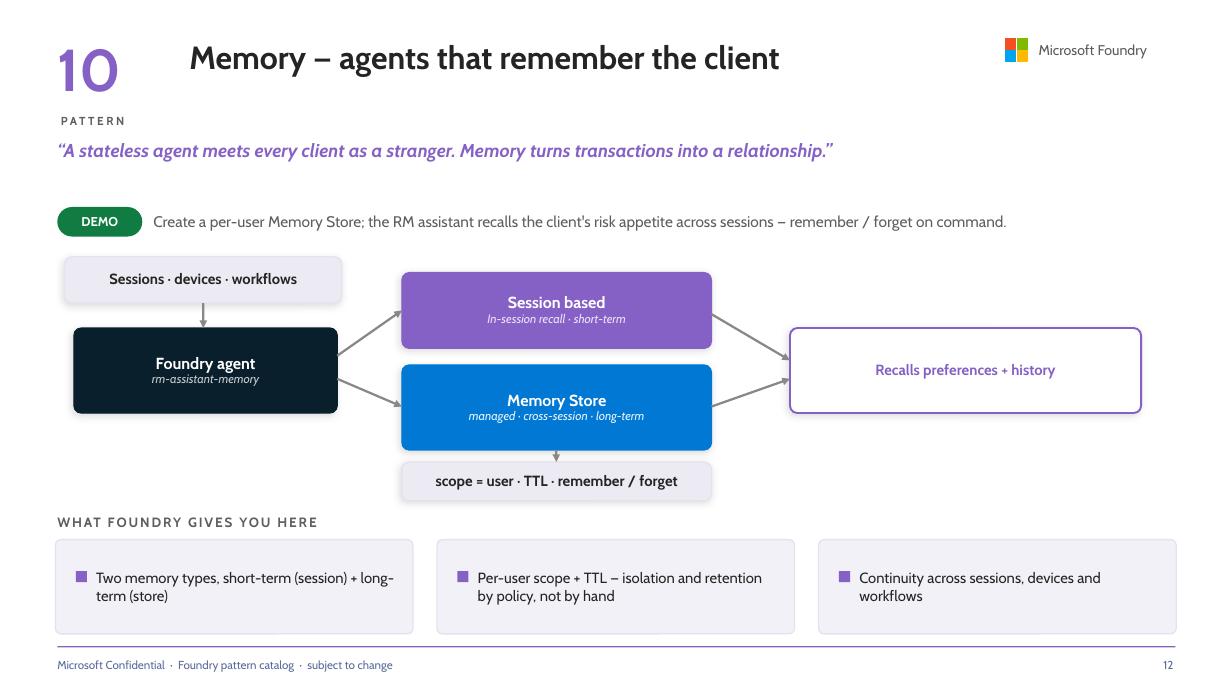
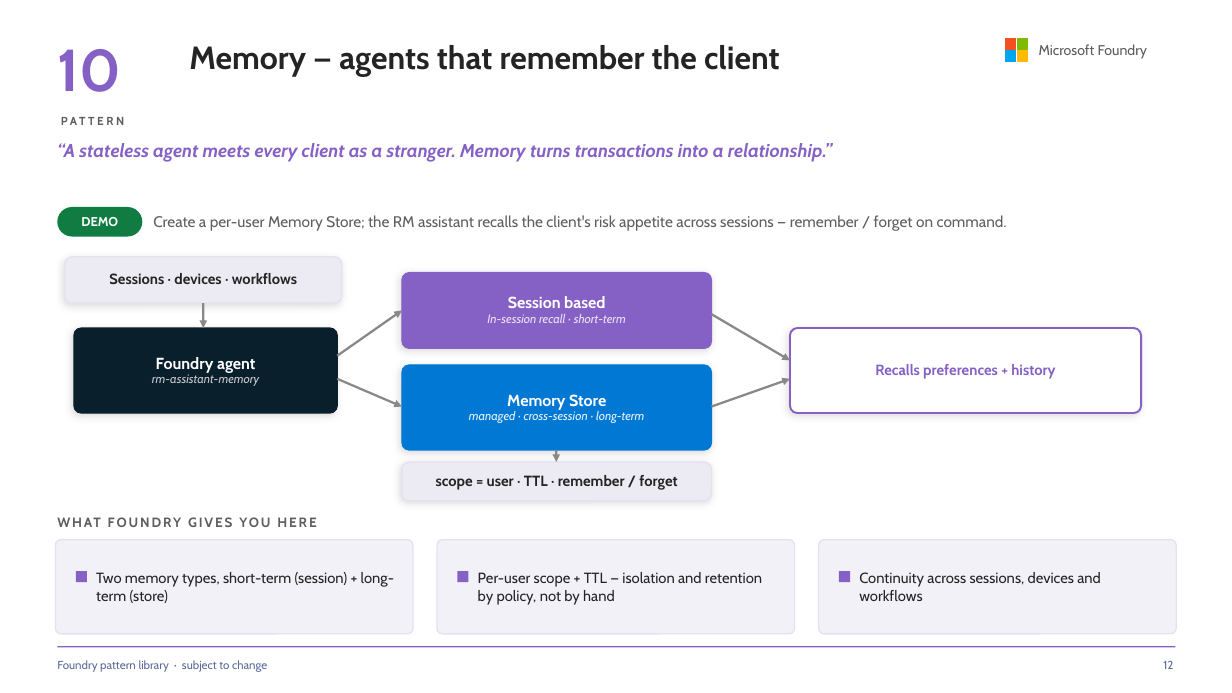
Before and after one commit to SridharArrabelly/foundry-pattern-library, a slide deck: slide 12 of foundry-patterns.pptx. Drawn at 1232x693 pixels with LibreOffice and Linux fonts; fonts in the diff are those of the drawing. Boxes give left, top, right and bottom in pixels: in the first picture for what was removed or moved away, otherwise in the second. Text is boxed around its words. In the diff, an @@ line names an element or a change of style, - is before the commit and + after.

```diff
--- a/foundry-patterns.pptx
+++ b/foundry-patterns.pptx
@@ text at [57,660,267,672]: text changed @@
-Microsoft Confidential · Foundry pattern catalog · subject to change
+Foundry pattern library · subject to change
```
Also in this commit, not shown: 20 other slides changed.
